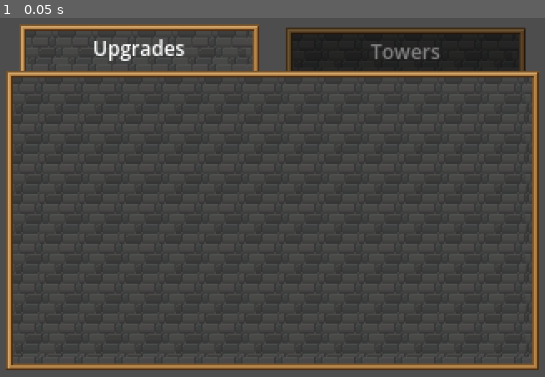
Above: before the commit, frame 1.
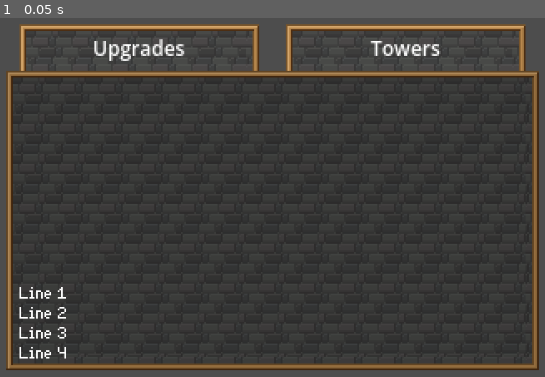
Above: after the commit, the same moment.

Repository: EthanLac13/monsters_vs_machines
Game: Godot game, scene res://scenes/objects/interactable/shop/ShopMenu.tscn
Two runs of this game, one before a commit and one after it. Both use one fixed random seed, a clock stepped at 60 frames per second and the inputs below. This scene is started directly instead of the project's main scene.
Inputs:
- Up to frame 1 (0.05 s): no input

The runs differ from the first frame. In frame 1, 8.5% of the frame differs, in the area x 1-99%, y 1-98%.
Error after the commit: Out of bounds get index '0' (on base: 'Array[Node]') (res://scenes/objects/interactable/shop/shop_menu.gd:15)

Commit message:
Worked on shop UI

Diff:
--- a/scenes/objects/interactable/shop/ShopMenu.tscn
+++ b/scenes/objects/interactable/shop/ShopMenu.tscn
@@ -2,6 +2,7 @@
 
 [ext_resource type="Texture2D" uid="uid://cf66f1l3oro00" path="res://sprites/hud_sprites/bricks_nineslice_hud.png" id="1_1i2ia"]
 [ext_resource type="Script" uid="uid://btgmu5efq2j23" path="res://scenes/objects/interactable/shop/shop_menu.gd" id="1_ne6iv"]
+[ext_resource type="FontFile" uid="uid://klb66ve7uxeh" path="res://fonts/font_grid.fnt" id="3_lmn3c"]
 
 [sub_resource type="Gradient" id="Gradient_1i2ia"]
 offsets = PackedFloat32Array(0)
@@ -11,6 +12,7 @@
 gradient = SubResource("Gradient_1i2ia")
 
 [node name="ShopMenu" type="Control" unique_id=600142232]
+process_mode = 3
 z_index = 4000
 layout_mode = 3
 anchors_preset = 15
@@ -21,6 +23,7 @@
 script = ExtResource("1_ne6iv")
 
 [node name="MainScreen" type="NinePatchRect" parent="." unique_id=1377345523]
+self_modulate = Color(0.8156863, 0.8156863, 0.8156863, 1)
 z_index = 1
 layout_mode = 1
 anchors_preset = 8
@@ -100,6 +103,27 @@
 horizontal_alignment = 1
 vertical_alignment = 1
 
+[node name="UpgradeContainer" type="HBoxContainer" parent="MainScreen" unique_id=851273164]
+layout_mode = 0
+offset_top = 24.0
+offset_right = 320.0
+offset_bottom = 132.0
+theme_override_constants/separation = 16
+alignment = 1
+
+[node name="UpgradeText" type="RichTextLabel" parent="MainScreen" unique_id=17041362]
+layout_mode = 0
+offset_left = 8.0
+offset_top = 128.0
+offset_right = 312.0
+offset_bottom = 176.0
+theme_override_fonts/normal_font = ExtResource("3_lmn3c")
+bbcode_enabled = true
+text = "Line 1
+Line 2
+Line 3
+Line 4"
+
 [node name="BlackOut" type="TextureRect" parent="." unique_id=684273417]
 visible = false
 modulate = Color(1, 1, 1, 0.5019608)
--- /dev/null
+++ b/scenes/objects/interactable/shop/ShopMoveUpgradeBox.tscn
@@ -0,0 +1,41 @@
+[gd_scene format=3 uid="uid://bornkaupx542f"]
+
+[ext_resource type="Texture2D" uid="uid://c3sd2l1rmvab1" path="res://sprites/hud_sprites/attack_icon_hud.png" id="1_tgevl"]
+[ext_resource type="Texture2D" uid="uid://co3bbj2ahnhu6" path="res://sprites/shop_sprites/upgrade_arrow.png" id="2_xap8x"]
+[ext_resource type="Texture2D" uid="uid://c6518p5uwpdb3" path="res://sprites/shop_sprites/upgrade_button.png" id="3_uetyw"]
+[ext_resource type="Texture2D" uid="uid://cjscob8kmsy42" path="res://sprites/shop_sprites/upgrade_button_pressed.png" id="4_ffbp1"]
+[ext_resource type="Texture2D" uid="uid://c7u7m43ti2qrs" path="res://sprites/shop_sprites/upgrade_button_hovered.png" id="5_ffbp1"]
+
+[node name="UpgradeBox" type="VBoxContainer" unique_id=503009327]
+offset_left = -80.0
+offset_top = -45.0
+offset_right = -32.0
+offset_bottom = 35.0
+theme_override_constants/separation = 0
+
+[node name="UpgradeAttackButton" type="TextureRect" parent="." unique_id=1007588632]
+modulate = Color(0.5019608, 0.5019608, 0.5019608, 1)
+layout_mode = 2
+texture = ExtResource("1_tgevl")
+stretch_mode = 3
+
+[node name="Arrow" type="TextureRect" parent="." unique_id=566784121]
+layout_mode = 2
+texture = ExtResource("2_xap8x")
+stretch_mode = 3
+
+[node name="CurrentAttackButton" type="TextureRect" parent="." unique_id=1776168184]
+layout_mode = 2
+texture = ExtResource("1_tgevl")
+stretch_mode = 3
+
+[node name="HSeparator" type="HSeparator" parent="." unique_id=1193150072]
+custom_minimum_size = Vector2(0, 8)
+layout_mode = 2
+
+[node name="Button" type="TextureButton" parent="." unique_id=949672656]
+layout_mode = 2
+disabled = true
+texture_normal = ExtResource("3_uetyw")
+texture_pressed = ExtResource("4_ffbp1")
+texture_focused = ExtResource("5_ffbp1")
--- a/scenes/objects/interactable/shop/shop_menu.gd
+++ b/scenes/objects/interactable/shop/shop_menu.gd
@@ -1,10 +1,45 @@
 extends Control
 
+var upgrade_box_scene: PackedScene = load("res://scenes/objects/interactable/shop/ShopMoveUpgradeBox.tscn")
+var player: Node2D
+var upgrade_boxes: Array[VBoxContainer] = []
+var upgrade_text: Array[String] = []
+
+var skill_text_path: String = "res://data/strings/skill_text.json"
+var skill_data = []
+var skill_text = []
+var skill_data_path_template: String = "res://data/skills/%s.json"
+
 func _ready() -> void:
+	skill_text = GeneralFunctions.load_json_file(skill_text_path)
+	player = get_tree().get_nodes_in_group("friendly_characters")[0]
+
+	create_upgrade_boxes()
 	set_upgrade_mode()
+	focus_on_upgrade(0)
 
 func set_upgrade_mode():
 	$MainScreen/UpgradesTab.position.y = -28.0
 	$MainScreen/UpgradesTab.modulate = Color(1, 1, 1, 1)
 	$MainScreen/TowersTab.position.y = -26.0
 	$MainScreen/TowersTab.modulate = Color(0.5, 0.5, 0.5, 1)
+
+func create_upgrade_boxes():
+	# Create upgrade boxes for player's unlocked skills
+	for i in range(0, player.skill_list.size()):
+		var my_upgrade_box = upgrade_box_scene.instantiate()
+		$MainScreen/UpgradeContainer.add_child(my_upgrade_box)
+		upgrade_boxes.append(my_upgrade_box)
+
+		# Get upgrade text
+		skill_data.append(GeneralFunctions.load_json_file(skill_data_path_template % player.skill_list[i]))
+
+	# Create upgrade boxes for the skills you can purchase
+	# TODO
+
+
+# Set focus on an upgrade box
+func focus_on_upgrade(upgrade_index: int):
+	upgrade_boxes[upgrade_index].get_node("Button").grab_focus()
+	var individual_text = skill_text[player.skill_list[upgrade_index]]
+	$MainScreen/UpgradeText.text = individual_text.name + "\n" + individual_text.desc
--- a/scenes/player_input_controller.gd
+++ b/scenes/player_input_controller.gd
@@ -20,6 +20,7 @@
 func _ready() -> void:
 	controlled_object.ai_controller = self
 	controlled_object.hud = hud
+	controlled_object.add_to_group("friendly_characters")
 
 	# Set player's stats
 	player_stat_file = GeneralFunctions.load_json_file("res://data/player_stat_data.json")
Binary file added: fonts/Tiny5-Regular.ttf
Not shown, added: fonts/Tiny5-Regular.ttf.import
Not shown, added: fonts/font_grid.fnt
Not shown, added: fonts/font_grid.fnt.import
Binary file added: fonts/font_grid.png
Not shown, added: fonts/font_grid.png.import
Binary file removed: slime.aseprite
Binary file added: sprites/shop_sprites/upgrade_arrow.png
Not shown, added: sprites/shop_sprites/upgrade_arrow.png.import
Binary file added: sprites/shop_sprites/upgrade_button.png
Not shown, added: sprites/shop_sprites/upgrade_button.png.import
Binary file added: sprites/shop_sprites/upgrade_button_hovered.png
(and 3 more such lines)
